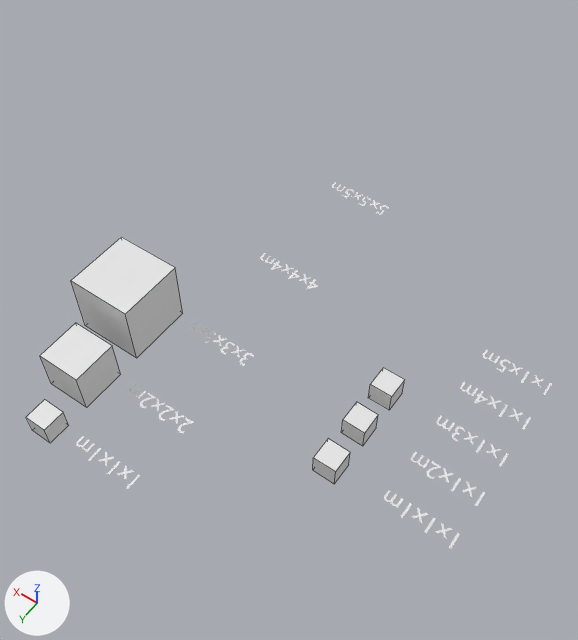
Before and after pictures for a commit that changed the Blender file 3. Scaling Objects.blend.
The view is the same before and after, from a 50 mm camera at (-11.6, 16.2, 27.7) aimed at (0.1, -0.1, 2.0). Every picture has the same lights, and +X, +Y and +Z are marked at lower left. The first picture is the older version. Mesh edges are drawn as thin lines on the coarser meshes.

The first picture shows '10x10x10 Cube', '10x10x10 Tall', '10x10x20 Tall.001', '10x10x30 Tall', '20x20x20 Cube', '30x30x30 Cube.001' and 10 more.
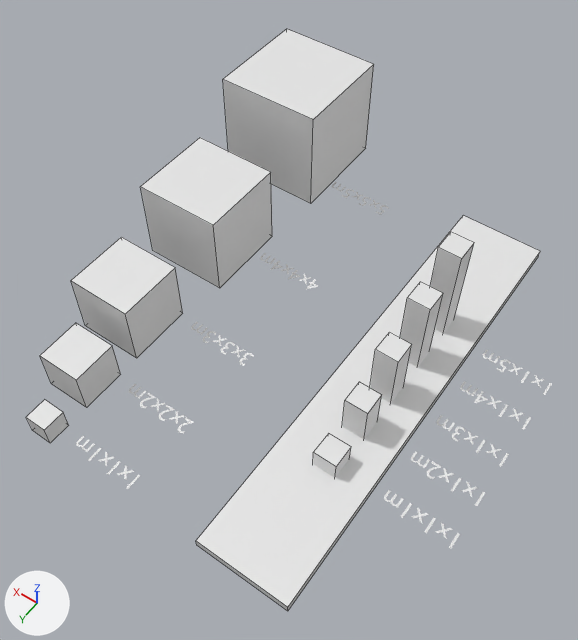
The change, as a diff of the scene's bpy script:
```diff
--- a/3. Scaling Objects.blend.py
+++ b/3. Scaling Objects.blend.py
@@ me_cube @@
+me_cube.from_pydata(...)  # a box spanning x -1.0..1.0, y -1.0..1.0, z -1.0..1.0
@@ ob_10x10x10_tall @@
 ob_10x10x10_tall = bpy.data.objects.new('10x10x10 Tall', me_cube_007)
-ob_10x10x10_tall.location = (-4.5, 3.5, 0.5)
+ob_10x10x10_tall.location = (-4.5, 3.5, 0.9)
@@ ob_10x10x30_tall @@
 ob_10x10x30_tall = bpy.data.objects.new('10x10x30 Tall', me_cube_009)
-ob_10x10x30_tall.location = (-4.5, -0.5, 0.5)
+ob_10x10x30_tall.location = (-4.5, -0.5, 1.87)
+ob_10x10x30_tall.scale = (1.0, 1.0, 3.0)
@@ ob_10x10x20_tall_001 @@
 ob_10x10x20_tall_001 = bpy.data.objects.new('10x10x20 Tall.001', me_cube_013)
-ob_10x10x20_tall_001.location = (-4.5, 1.5, 0.5)
+ob_10x10x20_tall_001.location = (-4.5, 1.5, 1.42)
+ob_10x10x20_tall_001.scale = (1.0, 1.0, 2.0)
@@ ob_cube @@
+ob_cube = bpy.data.objects.new('Cube', me_cube)
+ob_cube.location = (-4.35, -1.09, 0.32)
+ob_cube.scale = (2.0, 10.0, 0.2)
@@ ob_10x10x30_tall_002 @@
+ob_10x10x30_tall_002 = bpy.data.objects.new('10x10x30 Tall.002', me_cube_013.copy())  # the mesh of ob_10x10x20_tall_001
+ob_10x10x30_tall_002.location = (-4.5, -4.79, 2.71)
+ob_10x10x30_tall_002.scale = (1.0, 1.0, 5.0)
@@ ob_10x10x30_tall_001 @@
+ob_10x10x30_tall_001 = bpy.data.objects.new('10x10x30 Tall.001', me_cube_013.copy())  # the mesh of ob_10x10x20_tall_001
+ob_10x10x30_tall_001.location = (-4.5, -2.64, 2.29)
+ob_10x10x30_tall_001.scale = (1.0, 1.0, 4.0)
@@ ob_30x30x30_cube_003 @@
+ob_30x30x30_cube_003 = bpy.data.objects.new('30x30x30 Cube.003', me_cube_013.copy())  # the mesh of ob_10x10x20_tall_001
+ob_30x30x30_cube_003.location = (6.5, -9.96, 3.09)
+ob_30x30x30_cube_003.scale = (5.0, 5.0, 5.0)
@@ ob_30x30x30_cube_002 @@
+ob_30x30x30_cube_002 = bpy.data.objects.new('30x30x30 Cube.002', me_cube_013.copy())  # the mesh of ob_10x10x20_tall_001
+ob_30x30x30_cube_002.location = (6.5, -3.0, 2.1)
+ob_30x30x30_cube_002.scale = (4.0, 4.0, 4.0)
```

Pixel boxes (x1, y1, x2, y2) of what changed, in the pictures (578 x 640 px):
'Cube', added
    after: (196, 216, 540, 611)
'30x30x30 Cube.003', added
    after: (223, 29, 374, 203)
'30x30x30 Cube.002', added
    after: (141, 138, 272, 288)
'10x10x30 Tall.002', added
    after: (430, 232, 474, 333)
'10x10x30 Tall', moved, rescaled (13% wider, 67% taller)
    before: (368, 368, 405, 410)
    after: (370, 332, 412, 403)
'10x10x30 Tall.001', added
    after: (400, 282, 443, 367)
'10x10x20 Tall.001', moved, rescaled (8% wider, 29% taller)
    before: (341, 402, 378, 446)
    after: (342, 382, 382, 439)
'10x10x10 Tall', moved
    before: (313, 439, 350, 484)
    after: (313, 433, 351, 478)
